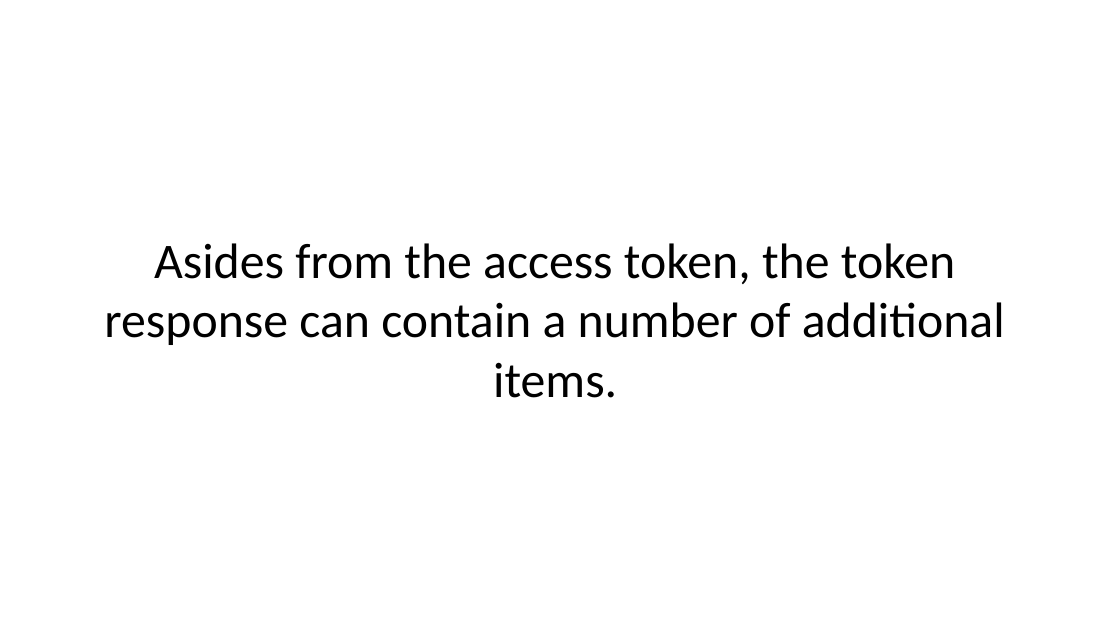
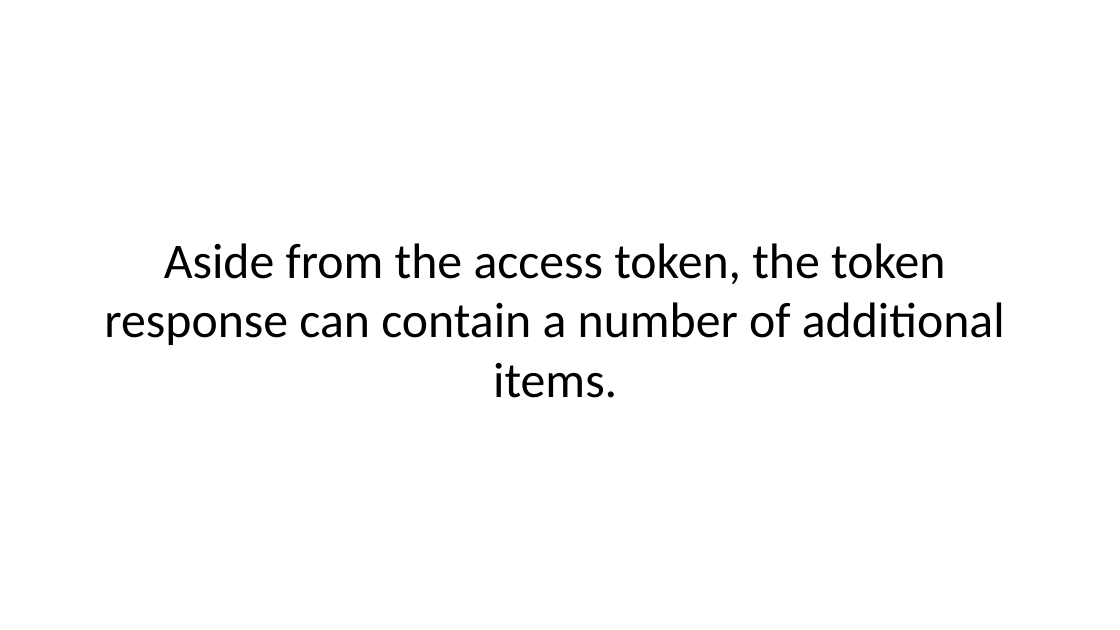
Before and after one commit to BH018364/SMART-on-FHIR-Training, a slide deck: slide 101 of smart-authorization-presentation.pptx. Drawn at 1120x630 pixels with LibreOffice and Linux fonts; fonts in the diff are those of the drawing. Boxes give left, top, right and bottom in pixels: in the first picture for what was removed or moved away, otherwise in the second. Text is boxed around its words. In the diff, an @@ line names an element or a change of style, - is before the commit and + after.

```diff
--- a/smart-authorization-presentation.pptx
+++ b/smart-authorization-presentation.pptx
@@ text at (104, 243, 1005, 398): text changed @@
-Asides from the access token, the token response can contain a number of additional items.
+Aside from the access token, the token response can contain a number of additional items.
```
Also in this commit, not shown: 1 other slide changed.
